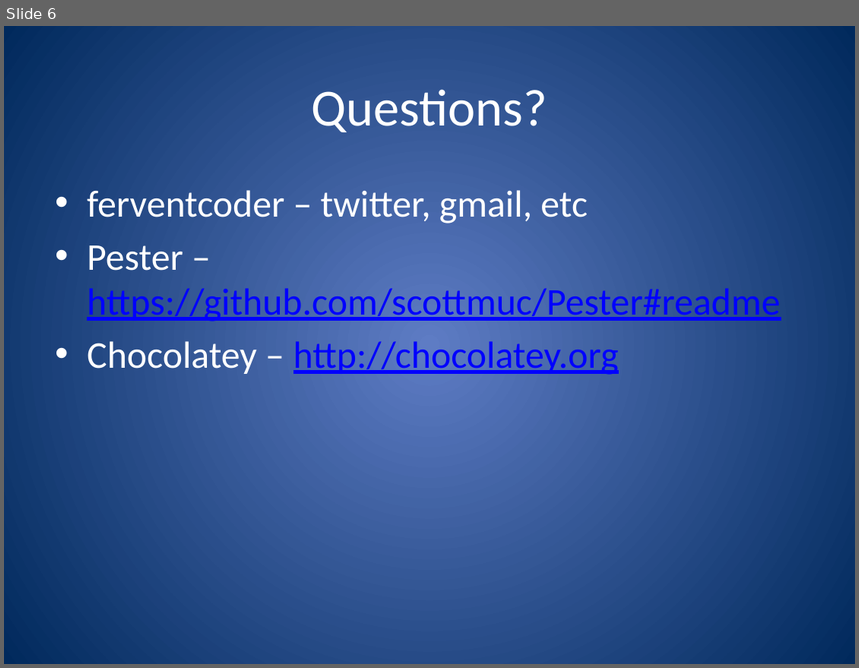
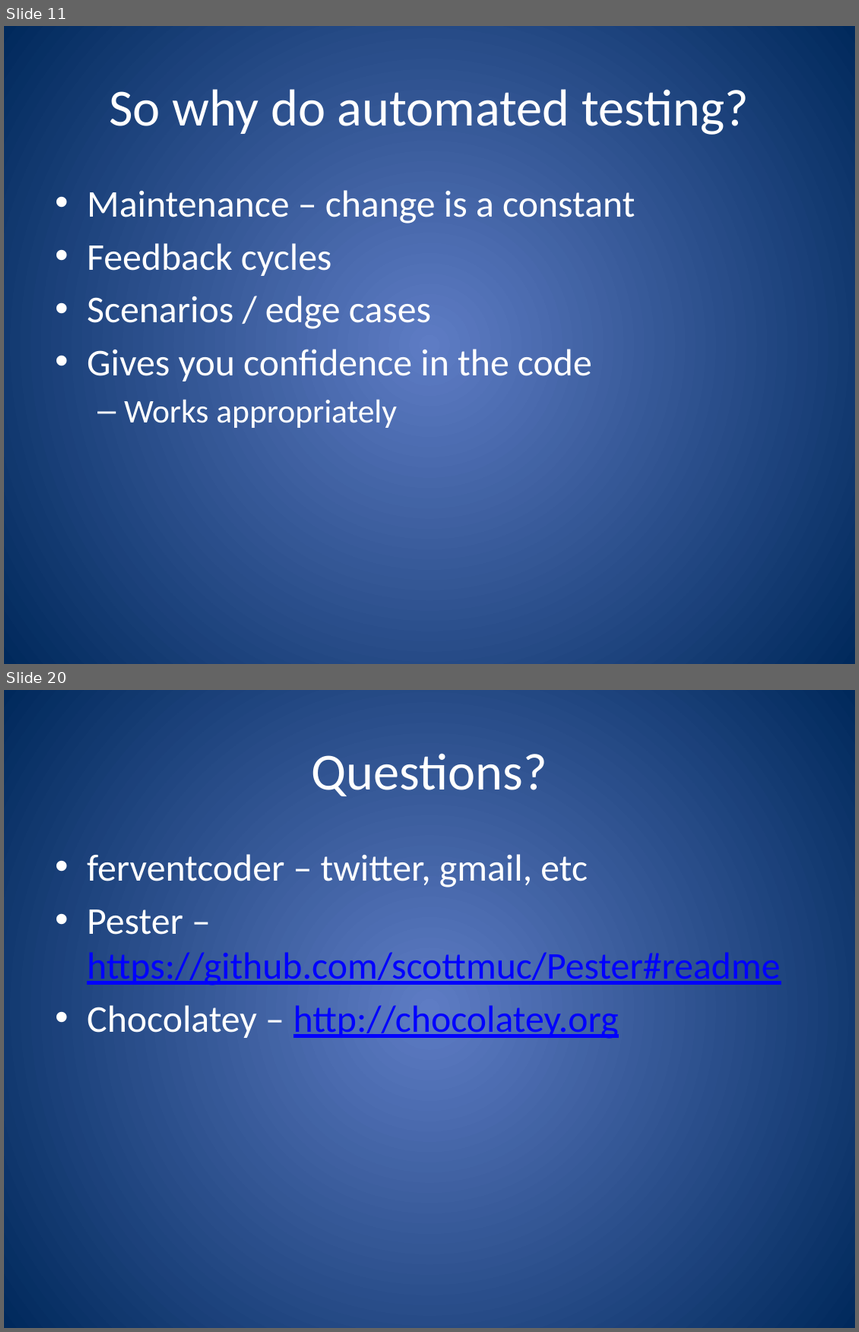
Before and after one commit to ferventcoder/presentations, a slide deck: dotNet/powershellbdd/AutomatedTestingForPowerShell.pptx. Shown one above the other, each under a label of ours: slide 6 before the commit, slides 11 and 20 after it; the slides between them are not shown. The pictures are 859x668 and 859x1332 pixels, drawn with LibreOffice and Linux fonts; fonts in the diff are those of the drawing. Boxes give left, top, right and bottom in pixels: in the first picture for what was removed or moved away, otherwise in the second. Text is boxed around its words. In the diff, an @@ line names an element or a change of style, - is before the commit and + after.

```diff
--- a/dotNet/powershellbdd/AutomatedTestingForPowerShell.pptx
+++ b/dotNet/powershellbdd/AutomatedTestingForPowerShell.pptx
@@ slide 11 added at (4, 26, 855, 664), background gradient #5E7CC5 to #00295C @@
@@ title added at (109, 89, 749, 135), 44 pt, text #FFFFFF @@
+So why do automated testing?
@@ text added at (87, 190, 635, 428), 32 pt, text #FFFFFF @@
+• Maintenance – change is a constant
+• Feedback cycles
+• Scenarios / edge cases
+• Gives you confidence in the code
+  – Works appropriately
@@ what was slide 6 is now slide 20 @@
```
Also in this commit, not shown: 3 slides changed, 16 other slides added, 2 slides removed, 37 other files.
